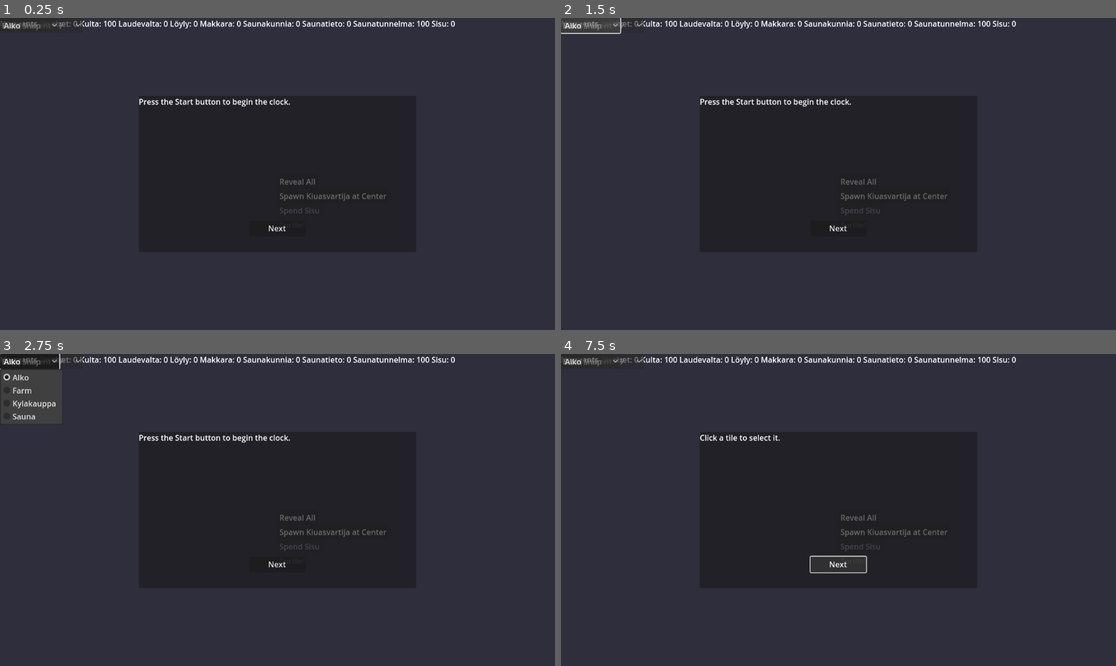
Above: before the commit, frames 1-4 (two rows, left to right).
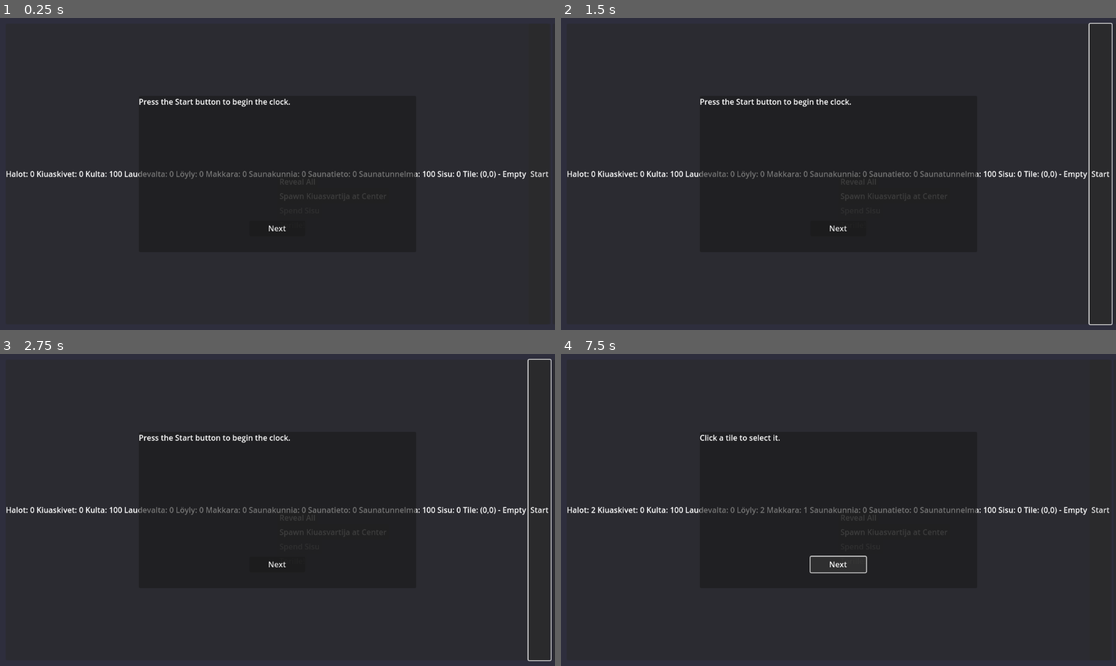
Above: after the commit, the same moments.

Repository: wasab1kastike/finsim_AA-club
Game: Godot game, scene res://scenes/ui/Main.tscn
The game is run twice, just before and just after one commit, with the same random seed, the same clock (stepped at 60 frames per second) and the same inputs.
Inputs (mouse positions are in pixels of both pictures, inside the frame that each line leads up to):
- Up to frame 1 (0.25 s): no input
- Up to frame 2 (1.5 s): click "Pause" (after the commit: "Start") at 0.5 s; click (583, 24) at 1.25 s, where only the run before the commit has a clickable "Use Policy"
- Up to frame 3 (2.75 s): click (5, 360) at 2.02 s
- Up to frame 4 (7.5 s): click (588, 360) at 2.75 s, where only the run before the commit has a clickable "Trigger Event"; click (599, 360) at 3.5 s, where only the run before the commit has a clickable "Cold Snap"; click "Build" (after the commit: "Start") at 4.25 s; click (588, 360) at 5 s, where only the run before the commit has a clickable "Alko"; click "Start" at 5.75 s; click "Start" at 6.5 s; click "Next" at 7.25 s

The runs differ from the first frame. In frame 1, 2.0% of the frame differs, in the area x 0-99%, y 0-59%; in frame 2, 2.5%; in frame 3, 2.8%, in the area x 0-100%, y 0-99%; in frame 4, 1.9%.
Error in both runs: Invalid assignment of property or key 'modulate' with value of type 'Color' on a base object of type 'TileSetAtlasSource'. (res://scripts/world/FogMap.gd:49)

Commit message:
refactor hud layout with panel

Diff:
--- a/scenes/ui/Hud.tscn
+++ b/scenes/ui/Hud.tscn
@@ -6,37 +6,67 @@
 [node name="Hud" type="CanvasLayer"]
 script = ExtResource("1")
 
-[node name="ResourcesLabel" type="Label" parent="."]
+[node name="MarginContainer" type="MarginContainer" parent="."]
+anchor_left = 0.0
+anchor_top = 0.0
+anchor_right = 1.0
+anchor_bottom = 1.0
+offset_left = 12.0
+offset_top = 12.0
+offset_right = -12.0
+offset_bottom = -12.0
+
+[node name="Panel" type="Panel" parent="MarginContainer"]
+anchor_left = 0.0
+anchor_top = 0.0
+anchor_right = 1.0
+anchor_bottom = 1.0
+offset_left = 0.0
+offset_top = 0.0
+offset_right = 0.0
+offset_bottom = 0.0
+
+[node name="HBoxContainer" type="HBoxContainer" parent="MarginContainer/Panel"]
+anchor_left = 0.0
+anchor_top = 0.0
+anchor_right = 1.0
+anchor_bottom = 1.0
+offset_left = 0.0
+offset_top = 0.0
+offset_right = 0.0
+offset_bottom = 0.0
+
+[node name="ResourcesLabel" type="Label" parent="MarginContainer/Panel/HBoxContainer"]
 text = "Money: 0 Ammo: 0"
 
-[node name="TileInfoLabel" type="Label" parent="."]
+[node name="TileInfoLabel" type="Label" parent="MarginContainer/Panel/HBoxContainer"]
 text = "Tile: (0,0) - Empty"
 
-[node name="StartButton" type="Button" parent="."]
+[node name="StartButton" type="Button" parent="MarginContainer/Panel/HBoxContainer"]
 text = "Start"
 
-[node name="PauseButton" type="Button" parent="."]
+[node name="PauseButton" type="Button" parent="MarginContainer/Panel/HBoxContainer"]
 text = "Pause"
 
-[node name="ClockLabel" type="Label" parent="."]
+[node name="ClockLabel" type="Label" parent="MarginContainer/Panel/HBoxContainer"]
 text = "Time: 0"
 
-[node name="PolicyButton" type="Button" parent="."]
+[node name="PolicyButton" type="Button" parent="MarginContainer/Panel/HBoxContainer"]
 text = "Use Policy"
 
-[node name="PolicySelector" type="OptionButton" parent="."]
+[node name="PolicySelector" type="OptionButton" parent="MarginContainer/Panel/HBoxContainer"]
 
-[node name="EventButton" type="Button" parent="."]
+[node name="EventButton" type="Button" parent="MarginContainer/Panel/HBoxContainer"]
 text = "Trigger Event"
 
-[node name="EventSelector" type="OptionButton" parent="."]
+[node name="EventSelector" type="OptionButton" parent="MarginContainer/Panel/HBoxContainer"]
 
-[node name="EventLabel" type="Label" parent="."]
+[node name="EventLabel" type="Label" parent="MarginContainer/Panel/HBoxContainer"]
 text = "No events"
 
-[node name="BuildButton" type="Button" parent="."]
+[node name="BuildButton" type="Button" parent="MarginContainer/Panel/HBoxContainer"]
 text = "Build"
 
-[node name="BuildingSelector" type="OptionButton" parent="."]
+[node name="BuildingSelector" type="OptionButton" parent="MarginContainer/Panel/HBoxContainer"]
 
-[node name="InfoBox" parent="." instance=ExtResource("2")]
+[node name="InfoBox" parent="MarginContainer/Panel/HBoxContainer" instance=ExtResource("2")]
--- a/scripts/ui/Hud.gd
+++ b/scripts/ui/Hud.gd
@@ -8,19 +8,19 @@
 signal build_pressed
 signal building_selected
 
-@onready var resources_label: Label = $ResourcesLabel
-@onready var tile_info_label: Label = $TileInfoLabel
-@onready var start_button: Button = $StartButton
-@onready var pause_button: Button = $PauseButton
-@onready var clock_label: Label = $ClockLabel
-@onready var policy_button: Button = $PolicyButton
-@onready var event_button: Button = $EventButton
-@onready var event_label: Label = $EventLabel
-@onready var build_button: Button = $BuildButton
-@onready var building_selector: OptionButton = $BuildingSelector
-@onready var policy_selector: OptionButton = $PolicySelector
-@onready var event_selector: OptionButton = $EventSelector
-@onready var info_box: InfoBox = $InfoBox
+@onready var resources_label: Label = $MarginContainer/Panel/HBoxContainer/ResourcesLabel
+@onready var tile_info_label: Label = $MarginContainer/Panel/HBoxContainer/TileInfoLabel
+@onready var start_button: Button = $MarginContainer/Panel/HBoxContainer/StartButton
+@onready var pause_button: Button = $MarginContainer/Panel/HBoxContainer/PauseButton
+@onready var clock_label: Label = $MarginContainer/Panel/HBoxContainer/ClockLabel
+@onready var policy_button: Button = $MarginContainer/Panel/HBoxContainer/PolicyButton
+@onready var event_button: Button = $MarginContainer/Panel/HBoxContainer/EventButton
+@onready var event_label: Label = $MarginContainer/Panel/HBoxContainer/EventLabel
+@onready var build_button: Button = $MarginContainer/Panel/HBoxContainer/BuildButton
+@onready var building_selector: OptionButton = $MarginContainer/Panel/HBoxContainer/BuildingSelector
+@onready var policy_selector: OptionButton = $MarginContainer/Panel/HBoxContainer/PolicySelector
+@onready var event_selector: OptionButton = $MarginContainer/Panel/HBoxContainer/EventSelector
+@onready var info_box: InfoBox = $MarginContainer/Panel/HBoxContainer/InfoBox
 
 var _policies: Array[Policy] = []
 var _events: Array[GameEventBase] = []
